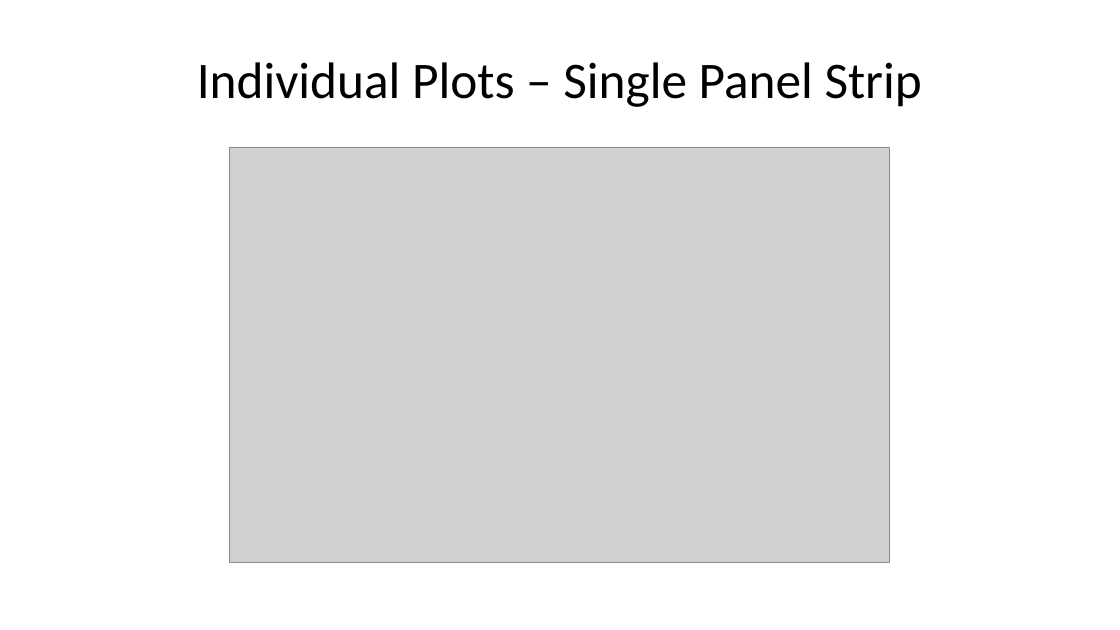
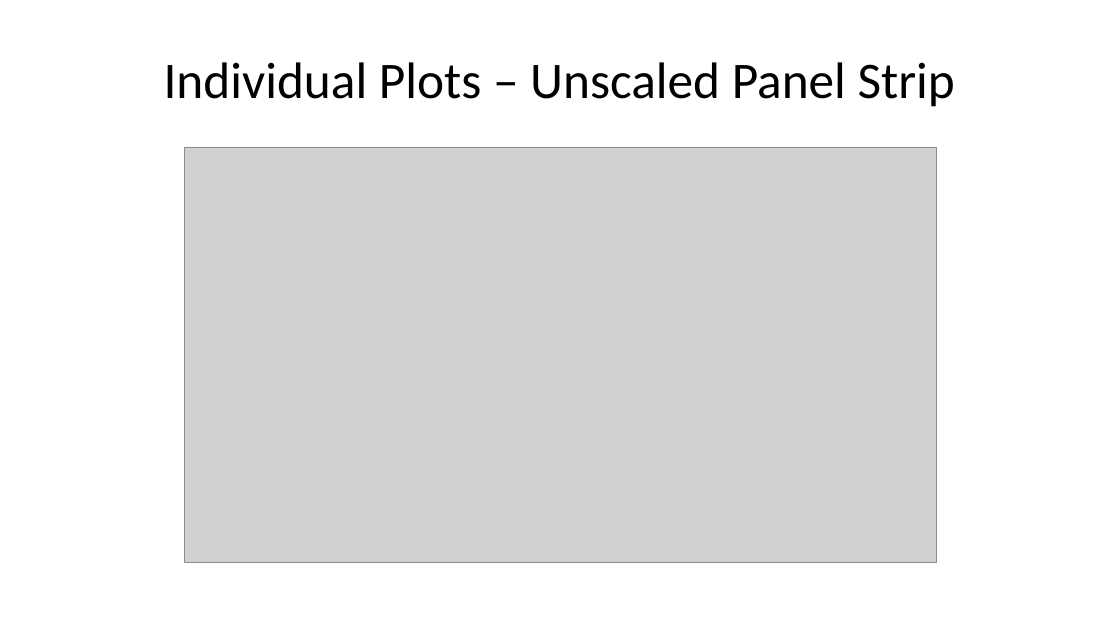
Before and after one commit to bergsmat/yamlet, a slide deck: slide 16 of inst/extdata/modeling/diagnostics.pptx. Drawn at 1120x630 pixels with LibreOffice and Linux fonts; fonts in the diff are those of the drawing; grey boxes stand for pictures. Boxes give left, top, right and bottom in pixels: in the first picture for what was removed or moved away, otherwise in the second. Text is boxed around its words. In the diff, an @@ line names an element or a change of style, - is before the commit and + after.

Commit message:
scale_striptext

```diff
--- a/inst/extdata/modeling/diagnostics.pptx
+++ b/inst/extdata/modeling/diagnostics.pptx
@@ title at (164,62,955,107): text changed @@
-Individual Plots – Single Panel Strip
+Individual Plots – Unscaled Panel Strip
@@ picture: place and size @@
-picture at (230,147,890,562)
+picture at (184,147,937,562)
```
Also in this commit, not shown: 1 other slide changed, 1 slide added, 37 other files.
